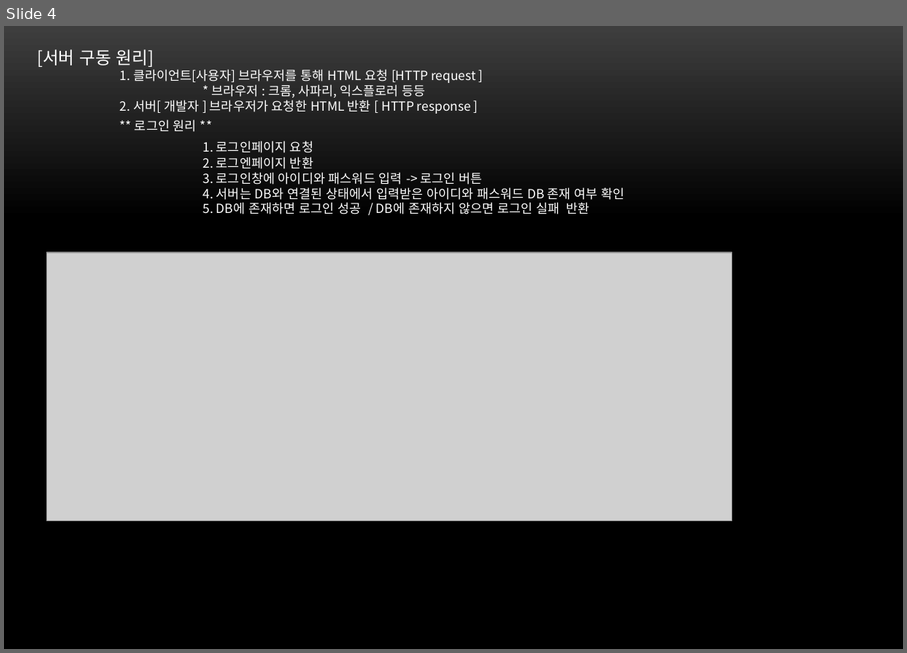
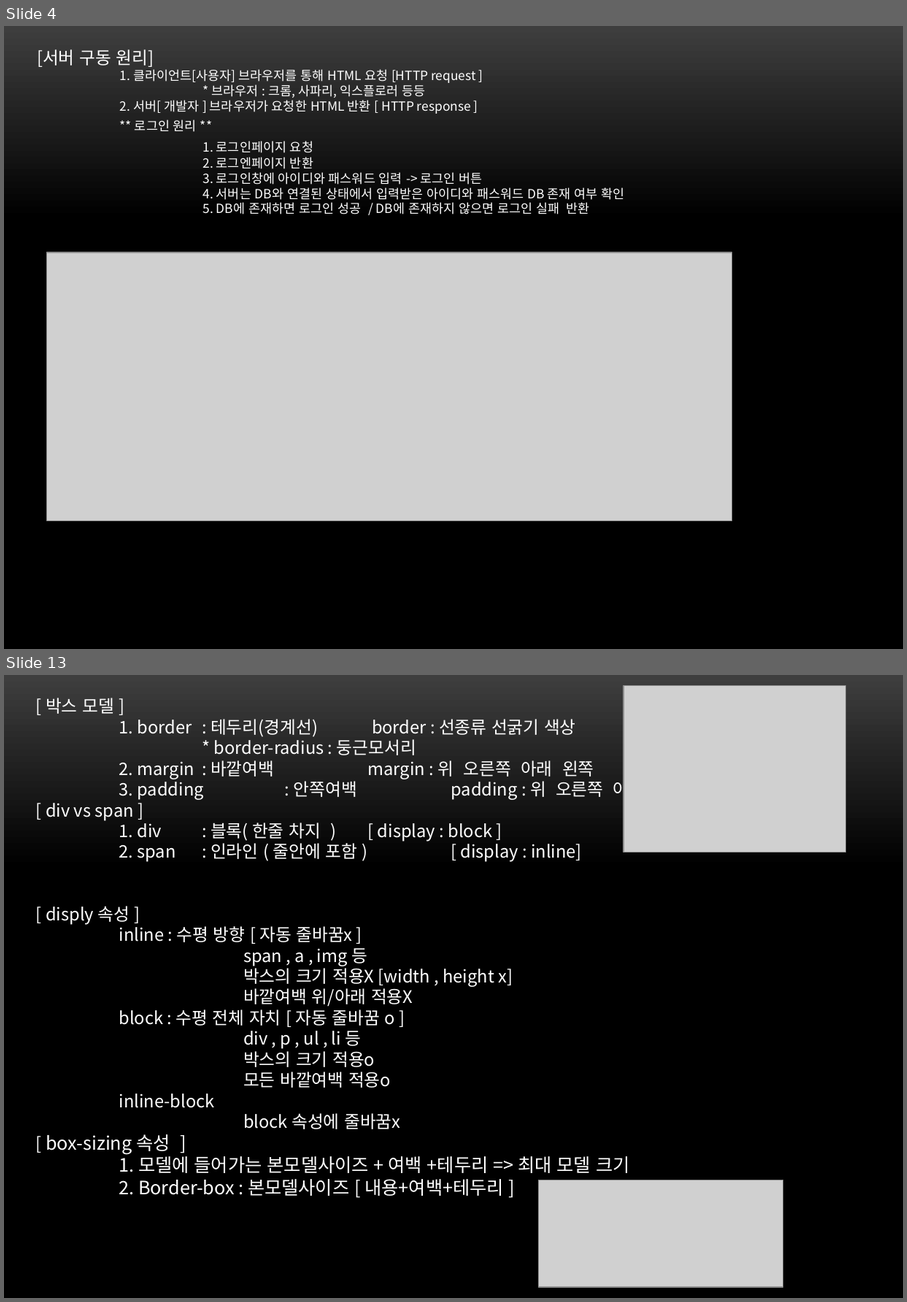
Before and after one commit to kth0027/ezen_kth, a slide deck: Front/src/main/webapp/PPT/web.pptx. Shown one above the other, each under a label of ours: slide 4 before the commit, slides 4 and 13 after it; the slides between them are not shown. The pictures are 907x653 and 907x1302 pixels, drawn with LibreOffice and Linux fonts; fonts in the diff are those of the drawing; grey boxes stand for pictures; background and template pictures are left out. Boxes give left, top, right and bottom in pixels: in the first picture for what was removed or moved away, otherwise in the second. Text is boxed around its words. In the diff, an @@ line names an element or a change of style, - is before the commit and + after.

```diff
--- a/Front/src/main/webapp/PPT/web.pptx
+++ b/Front/src/main/webapp/PPT/web.pptx
@@ slide 13 added at [4, 675, 903, 1298], background picture (left out) @@
@@ picture added at [624, 686, 847, 852] @@
@@ text added at [46, 698, 646, 1195], 15 pt, text #FFFFFF @@
+[ 박스 모델 ]
+1. border : 테두리(경계선) border : 선종류 선굵기 색상
+* border-radius : 둥근모서리
+2. margin : 바깥여백 margin : 위 오른쪽 아래 왼쪽
+3. padding : 안쪽여백 padding : 위 오른쪽 아래 왼쪽
+[ div vs span ]
+1. div : 블록( 한줄 차지 ) [ display : block ]
+2. span : 인라인 ( 줄안에 포함 ) [ display : inline]
+[ disply 속성 ]
+inline : 수평 방향 [ 자동 줄바꿈x ]
+  span , a , img 등
+  박스의 크기 적용X [width , height x]
+  바깥여백 위/아래 적용X
+block : 수평 전체 자치 [ 자동 줄바꿈 o ]
+  div , p , ul , li 등
+  박스의 크기 적용o
+  모든 바깥여백 적용o
+inline-block
+  block 속성에 줄바꿈x
+[ box-sizing 속성 ]
+1. 모델에 들어가는 본모델사이즈 + 여백 +테두리 => 최대 모델 크기
+2. Border-box : 본모델사이즈 [ 내용+여백+테두리 ]
@@ picture added at [539, 1180, 784, 1287] @@
```
Also in this commit, not shown: 2 slides changed, 10 other slides added.
